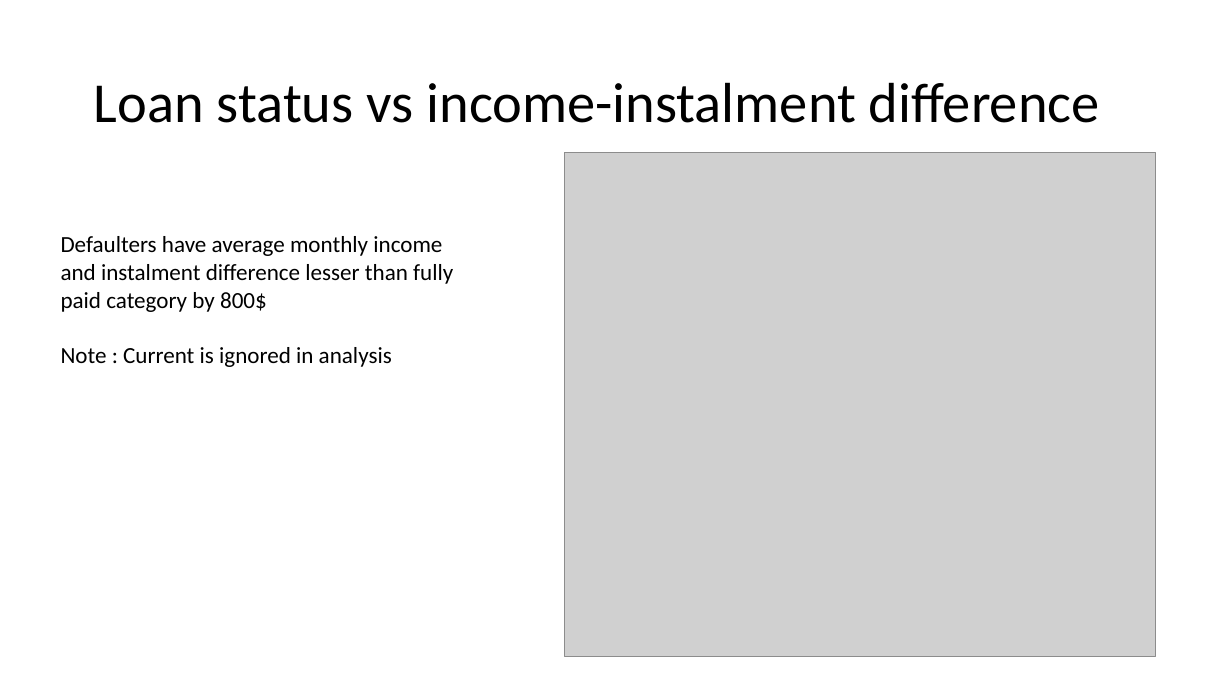
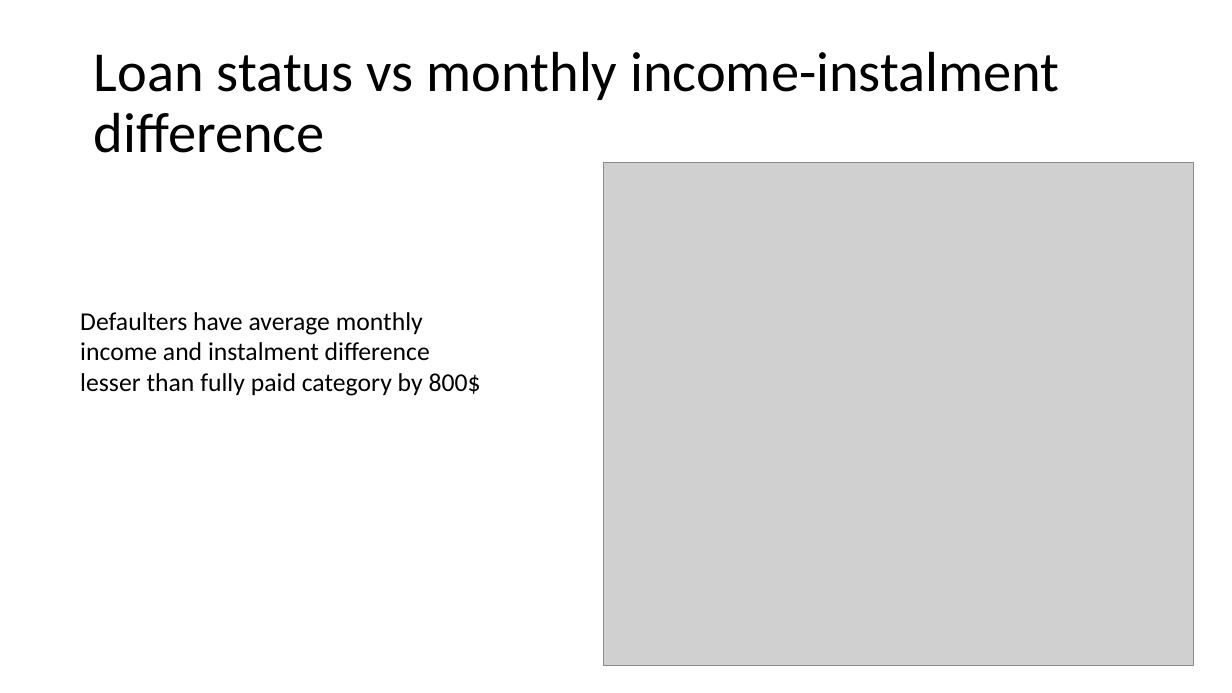
Before and after one commit to maheshh22/LendingClub, a slide deck: slide 11 of LendingCaseStudy.pptx (slide 7 before the commit). Drawn at 1232x693 pixels with LibreOffice and Linux fonts; fonts in the diff are those of the drawing; grey boxes stand for pictures. Boxes give left, top, right and bottom in pixels: in the first picture for what was removed or moved away, otherwise in the second. Text is boxed around its words. In the diff, an @@ line names an element or a change of style, - is before the commit and + after.

Commit message:
Add files via upload
Updated information based on further analysis.
Structured the presentation with problem statement, analysis and final summary.

```diff
--- a/LendingCaseStudy.pptx
+++ b/LendingCaseStudy.pptx
@@ title at [94,51,1060,153]: text changed @@
-Loan status vs income-instalment difference
+Loan status vs monthly income-instalment difference
@@ picture: place and size @@
-picture at [565,152,1156,656]
+picture at [604,162,1195,665]
@@ text "Defaulters have average monthly income ...": place and size @@
-text "Defaulters have average monthly income ..." at [61,236,453,367]
+text "Defaulters have average monthly income ..." at [80,312,481,396]
@@ text "Defaulters have average monthly income ..." at [80,312,481,396]: size 18 to 20 pt @@
@@ text at [61,347,392,367]: paragraph removed @@
-Note : Current is ignored in analysis
```
Also in this commit, not shown: 5 other slides changed, 8 slides added, 2 slides removed.
